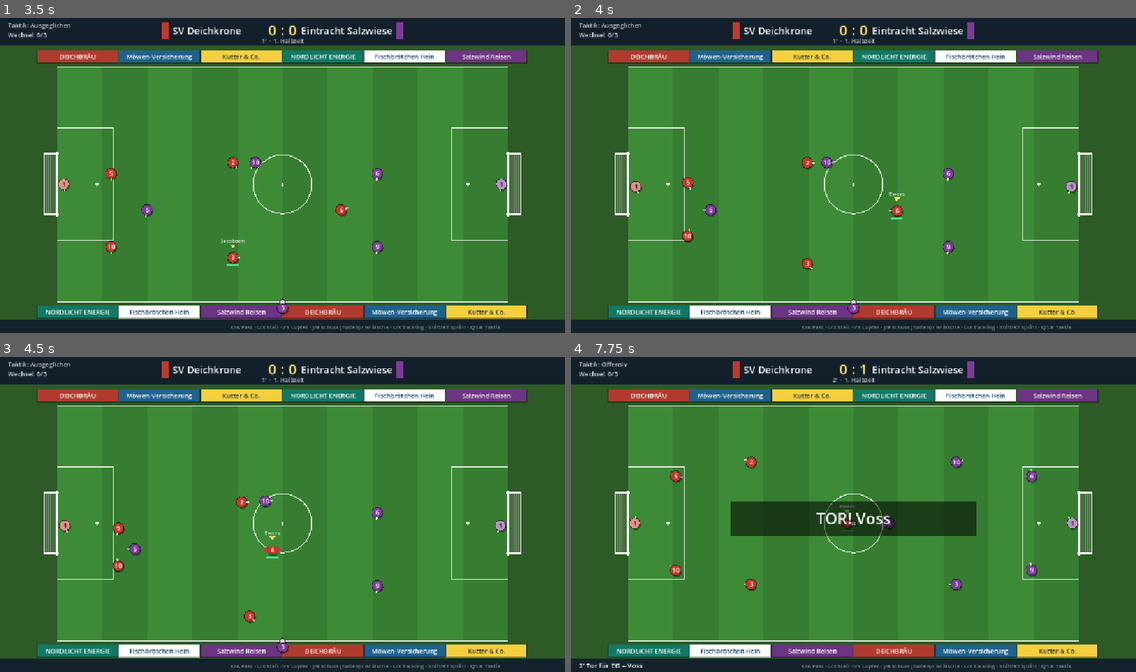
Above: before the commit, frames 1-4 (two rows, left to right).
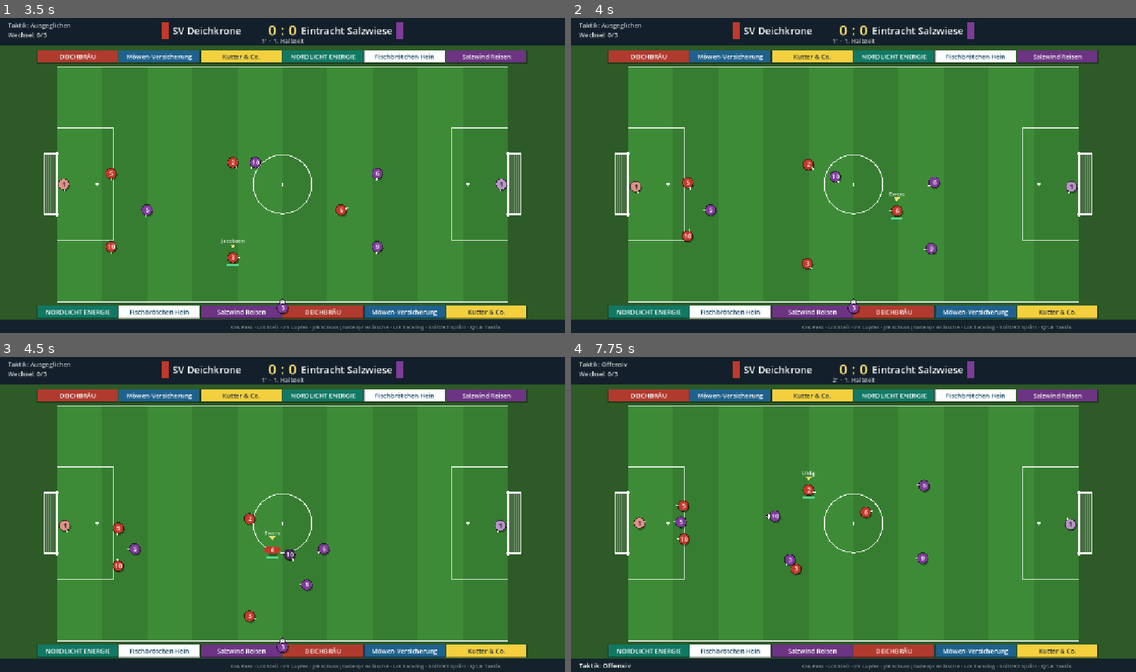
Above: after the commit, the same moments.

Repository: mashine-84/one-more-season
Game: Godot game, scene res://scenes/match.tscn
The game is run twice, just before and just after one commit, with the same random seed, the same clock (stepped at 60 frames per second) and the same inputs.
Inputs (mouse positions are in pixels of both pictures, inside the frame that each line leads up to):
- Up to frame 1 (3.5 s): tap Enter at 0.5 s; move the mouse to (406, 159) at 0.52 s; hold D (om_rechts) 0.53-1.28 s; tap K (om_pass) at 0.6, 1.55, 2.3, 2.85 s; click (406, 159) at 0.67 s; tap Space at 0.77, 1.52, 3.02 s; move the mouse to (169, 191) at 1.27 s; hold Down (ui_down) 1.28-2.03 s; tap W (om_hoch) at 1.35 s; move the mouse to (339, 106) at 2.02 s; hold D (om_rechts) 2.03-2.78 s; tap I (om_lupfer) at 2.1 s; move the mouse to (254, 238) at 2.77 s; hold Up (ui_up) from 2.78 s (still down); click (254, 238) at 2.92 s
- Up to frame 2 (4 s): tap Space at 3.5, 3.77 s; move the mouse to (1023, 222) at 3.52 s; release Up (ui_up) at 3.53 s; hold A (om_links) from 3.53 s (still down); tap S (om_runter) at 3.6 s; tap K (om_pass) at 3.8 s
- Up to frame 3 (4.5 s): keep holding A (om_links); move the mouse to (113, 467) at 4.27 s; tap J (om_schuss) at 4.35 s
- Up to frame 4 (7.75 s): tap Space at 4.52, 6.02, 6.77, 7.52 s; tap K (om_pass) every 0.75 s from 4.55 to 7.55 s; move the mouse to (881, 514) at 5.02 s; release A (om_links) at 5.03 s; hold Down (ui_down) 5.03-5.78 s; hold Shift (om_sprint) 5.03-5.78 s; click (881, 514) at 5.17 s; move the mouse to (768, 432) at 5.77 s; hold D (om_rechts) 5.78-6.53 s; tap L (om_steil) at 5.85 s; move the mouse to (977, 498) at 6.52 s; hold Up (ui_up) 6.53-7.28 s; tap Q (om_taktik) at 6.6 s; move the mouse to (740, 530) at 7.27 s; hold D (om_rechts) from 7.28 s (still down); tap Enter at 7.35 s; click (740, 530) at 7.42 s

Frame 1 is identical in both runs. In frame 2, 0.5% of the frame differs, in the area x 40-68%, y 44-76%; in frame 3, 0.5%; in frame 4, 6.2%, in the area x 1-90%, y 2-99%.

Commit message:
Torwart fest und grätschenimmun, Anstoß-Hälften, Einwurf-Freilaufen
- Torwart wird bei Kollisionen nicht verschoben, der andere Spieler weicht aus
- Grätschen gegen den Torwart: kein Foul, kein Umfallen, kein Ballverlust
- Anstoß: beide Teams bleiben bis zur Ausführung in der eigenen Hälfte
- Einwurf: die drei nächsten Mitspieler bieten sich kurz, zurück und in
  die Tiefe an, bleiben in Bewegung und weichen Gegenspielern aus; die KI
  wirft erst nach 1–1,6 s
- Tests für alle drei Punkte

Co-Authored-By: Claude Opus 5.5 <noreply@anthropic.com>
Claude-Session: https://claude.ai/code/session_01VP8KAhquZzyHG7HutZ1oHs

Diff:
--- a/one-more-season/scripts/match/match_controller.gd
+++ b/one-more-season/scripts/match/match_controller.gd
@@ -304,9 +304,14 @@
 			var d := v.length()
 			if d < min_abstand and d > 0.01:
 				var schub := v / d * (min_abstand - d) * 0.5
-				if standard_laeuft and a == standard_ausfuehrer:
+				# Torwart und Standard-Ausführender bleiben stehen, der andere weicht ganz aus
+				var a_fest := a.ist_torwart or (standard_laeuft and a == standard_ausfuehrer)
+				var b_fest := b.ist_torwart or (standard_laeuft and b == standard_ausfuehrer)
+				if a_fest and b_fest:
+					continue
+				if a_fest:
 					b.position += schub * 2.0
-				elif standard_laeuft and b == standard_ausfuehrer:
+				elif b_fest:
 					a.position -= schub * 2.0
 				else:
 					a.position -= schub
@@ -580,7 +585,8 @@
 		for f in aktive(t):
 			if f.graetsche_zeit <= 0.0:
 				continue
-			if not f.graetsche_ball_beruehrt and not ball_geschuetzt() and ball.z < 10.0 \
+			var tw_hat_ball := ball.besitzer != null and ball.besitzer.ist_torwart
+			if not f.graetsche_ball_beruehrt and not ball_geschuetzt() and not tw_hat_ball and ball.z < 10.0 \
 					and f.position.distance_to(ball.position) < 17.0:
 				f.graetsche_ball_beruehrt = true
 				if ball.besitzer == null or ball.besitzer.team_idx != f.team_idx:
@@ -592,6 +598,10 @@
 					ball.vel = f.graetsche_richtung.rotated(rng.randf_range(-0.5, 0.5)) * 230.0
 			for g in aktive(1 - t):
 				if f.graetsche_getroffen.has(g) or f.position.distance_to(g.position) > 17.0:
+					continue
+				if g.ist_torwart:
+					# Der Torwart ist gegen Grätschen immun: kein Foul, kein Ballverlust
+					f.graetsche_getroffen.append(g)
 					continue
 				f.graetsche_getroffen.append(g)
 				var hatte_ball := ball.besitzer == g
@@ -960,6 +970,9 @@
 	_ballannahme(standard_ausfuehrer)
 	standard_laeuft = true
 	standard_ki_timer = rng.randf_range(0.5, 1.1)
+	if standard_typ == Standard.EINWURF:
+		# Mitspieler brauchen einen Moment, um sich freizulaufen
+		standard_ki_timer = rng.randf_range(1.0, 1.6)
 	_zaehle("standard_%s" % STANDARD_NAMEN[standard_typ])
 
 
@@ -1050,8 +1063,14 @@
 				if v.length() < SCHUTZ_RADIUS:
 					var n := v.normalized() if v.length() > 0.1 else Vector2(-richtung[t], 0)
 					g.position = ball.position + n * SCHUTZ_RADIUS
-				if standard_typ == Standard.ANSTOSS and _fortschritt(gegner, g.position) > 0.5:
-					g.position.x = Pitch.mitte().x - richtung[gegner] * (Footballer.RADIUS + 1.0)
+			if standard_typ == Standard.ANSTOSS:
+				# Niemand überquert vor dem Anstoß die Mittellinie
+				for tt in 2:
+					for f in aktive(tt):
+						if f == standard_ausfuehrer:
+							continue
+						if _fortschritt(tt, f.position) > 0.5 - Footballer.RADIUS / Pitch.FELD.size.x:
+							f.position.x = Pitch.mitte().x - richtung[tt] * (Footballer.RADIUS + 1.0)
 
 
 ## Torwart mit Ball in der Hand bleibt im eigenen Strafraum.
@@ -1136,7 +1155,10 @@
 				else:
 					_ki_ballfuehrer(f, delta)
 			elif besitz == t:
-				_ki_freilaufen(f)
+				if standard_laeuft and standard_typ == Standard.EINWURF:
+					_ki_einwurf_anbieten(f)
+				else:
+					_ki_freilaufen(f)
 			elif besitz == -1:
 				var mensch_naeher := mensch and kontrolliert != null \
 					and kontrolliert.position.distance_to(ball.position) < f.position.distance_to(ball.position) * 1.3
@@ -1159,6 +1181,35 @@
 				else:
 					_ki_decken(f)
 		_trennen(t)
+
+
+## Beim Einwurf: die nächsten Mitspieler laufen sich kurz, zurück und in die Tiefe frei.
+func _ki_einwurf_anbieten(f: Footballer) -> void:
+	var t := f.team_idx
+	var mitspieler := aktive(t, false).filter(func(m: Footballer) -> bool: return m != standard_ausfuehrer)
+	mitspieler.sort_custom(func(a: Footballer, b: Footballer) -> bool:
+		return a.position.distance_squared_to(ball.position) < b.position.distance_squared_to(ball.position))
+	var rang := mitspieler.find(f)
+	if rang < 0 or rang > 2:
+		_ki_freilaufen(f)
+		return
+	var nach_innen := Vector2(0, 1 if ball.position.y < Pitch.mitte().y else -1)
+	var nach_vorne := Vector2(richtung[t], 0)
+	var ziel: Vector2
+	match rang:
+		0: ziel = ball.position + nach_innen * 75.0 + nach_vorne * 45.0     # kurz, leicht nach vorne
+		1: ziel = ball.position + nach_innen * 95.0 - nach_vorne * 70.0     # zurück zur Mitte
+		_: ziel = ball.position + nach_innen * 40.0 + nach_vorne * 150.0    # die Linie entlang in die Tiefe
+	# Ständig in Bewegung bleiben, damit der Gegner nicht einfach zustellen kann
+	var zeit := spielzeit
+	ziel += Vector2(sin(zeit * 2.3 + rang * 2.0), cos(zeit * 1.9 + rang)) * 18.0
+	# Dem nächsten Gegenspieler ausweichen
+	var g := _naechster(1 - t, ziel, false)
+	if g and g.position.distance_to(ziel) < 45.0:
+		ziel += (ziel - g.position).normalized() * 35.0
+	ziel = ziel.clamp(Pitch.FELD.position + Vector2(15, 15), Pitch.FELD.end - Vector2(15, 15))
+	_gehe_zu(f, ziel)
+	f.wunsch_sprint = f.position.distance_to(ziel) > 60.0
 
 
 func _ki_freilaufen(f: Footballer) -> void:
--- a/one-more-season/tests/run_tests.gd
+++ b/one-more-season/tests/run_tests.gd
@@ -87,7 +87,7 @@
 
 func _simulation(anzahl: int) -> void:
 	var summe := {"tore": 0, "schuesse": 0, "fouls": 0, "gelb": 0, "rot": 0, "verletzung": 0, "elfmeter": 0}
-	var verstoesse := {"zone": 0, "bewegt": 0, "ballverlust": 0}
+	var verstoesse := {"zone": 0, "bewegt": 0, "ballverlust": 0, "mittellinie": 0}
 	var standards := 0
 	for i in anzahl:
 		var m := MatchController.new()
@@ -147,6 +147,7 @@
 	pruefe(verstoesse["zone"] == 0, "Gegner bleiben bei Standards außerhalb der Schutzzone")
 	pruefe(verstoesse["bewegt"] == 0, "Ausführender läuft beim Standard nicht los")
 	pruefe(verstoesse["ballverlust"] == 0, "Standard endet immer mit Pass, Flanke oder Schuss")
+	pruefe(verstoesse["mittellinie"] == 0, "Beim Anstoß überquert niemand die Mittellinie")
 	# Grober Rahmen für KI gegen KI (2 × 2 Minuten). Feintuning passiert im Playtest.
 	pruefe(summe["tore"] / n >= 1.0 and summe["tore"] / n <= 8.0, "Torschnitt plausibel (1–8)")
 	pruefe(summe["rot"] / n <= 1.0, "Höchstens 1 Platzverweis pro Spiel im Schnitt")
@@ -158,6 +159,11 @@
 	if a.position.distance_to(start_pos) > 3.0:
 		v["bewegt"] += 1
 	var t := m.standard_team
+	if m.standard_typ == MatchController.Standard.ANSTOSS:
+		for tt in 2:
+			for f in m.aktive(tt):
+				if f != a and m._fortschritt(tt, f.position) > 0.5 + 0.5 / Pitch.FELD.size.x:
+					v["mittellinie"] = int(v.get("mittellinie", 0)) + 1
 	for g in m.aktive(1 - t):
 		match m.standard_typ:
 			MatchController.Standard.ABSTOSS:
@@ -234,6 +240,47 @@
 	_standard_erzwingen(m, MatchController.Standard.EINWURF, Vector2(Pitch.mitte().x, Pitch.FELD.position.y))
 	await _taste(m, "om_schuss", 10)
 	pruefe(not m.standard_laeuft and m.ergebnis.schuesse[0] == schuesse_vor, "Einwurf: kein Torschuss möglich")
+
+	# Einwurf: Mitspieler laufen sich frei
+	_standard_erzwingen(m, MatchController.Standard.EINWURF, Vector2(Pitch.mitte().x, Pitch.FELD.end.y))
+	var werfer := m.standard_ausfuehrer
+	var vorher := {}
+	for f in m.aktive(0, false):
+		vorher[f] = f.position
+	for i in 60:
+		m.step(1.0 / 60.0)
+	var bewegt := 0.0
+	var anspielbar := false
+	for f in m.aktive(0, false):
+		if f == werfer:
+			continue
+		bewegt += f.position.distance_to(vorher[f])
+		var g := m._naechster(1, f.position, false)
+		var frei := g == null or g.position.distance_to(f.position) > 28.0
+		if frei and f.position.distance_to(m.ball.position) < 150.0:
+			anspielbar = true
+	pruefe(bewegt > 60.0, "Einwurf: Mitspieler bewegen sich")
+	pruefe(anspielbar, "Einwurf: mindestens ein Mitspieler steht frei und nah")
+	await _taste(m, "om_pass", 1)
+
+	# Torwart lässt sich nicht wegschieben
+	var tw2 := m.torwart(1)
+	var feld := m.aktive(0, false)[0]
+	var tw_pos := tw2.position
+	feld.position = tw_pos + Vector2(5, 0)
+	m._kollisionen()
+	pruefe(tw2.position == tw_pos and feld.position.distance_to(tw_pos) >= Footballer.RADIUS * 2.0 - 0.01, "Torwart wird bei Kollisionen nicht geschoben")
+
+	# Torwart ist immun gegen Grätschen
+	m._ballannahme(tw2)
+	tw2.betaeubt = 0.0
+	feld.position = tw2.position - Vector2(30, 0)
+	feld.starte_graetsche(tw2.position - feld.position)
+	for i in 20:
+		feld.step(1.0 / 60.0)
+		m._graetschen_pruefen()
+	pruefe(m.ball.besitzer == tw2 and tw2.betaeubt == 0.0, "Torwart ist gegen Grätschen immun")
+	m.zustand = MatchController.Zustand.LAEUFT
 
 	# Ecke: Flanke landet im Strafraum-Bereich
 	var seite := m.richtung[0]
Not shown, changed: README.md
